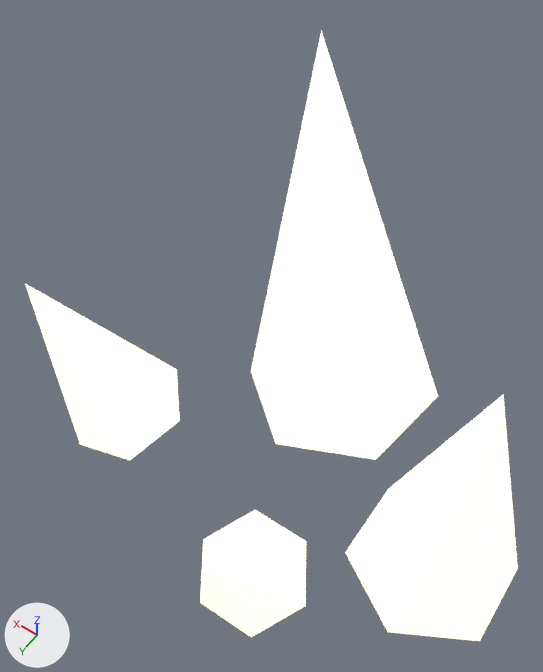
The glTF model game/assets/models/ferrite_cluster.glb as it was, and as the next commit left it.
Camera for both pictures: a 50 mm camera at (-0.488, 0.864, 1.711) aimed at (0.072, 0.08, 0.479). Every picture has the same lights, and +X, +Y and +Z are marked at lower left. The older version comes first.

Objects in the first picture: 'ferrite_cluster'.
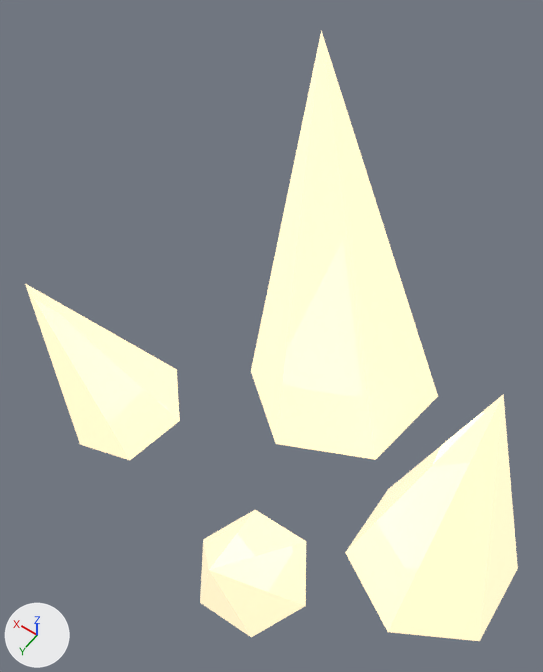
Where the newer file only moved an object's origin or applied its transform, the numbers keep the older frame.

Location of each change, [x1, y1, x2, y2] in pixels of the pictures (543 x 672 px):
'ferrite_cluster', recoloured: [25, 30, 518, 641] in both

What changed in the scene script:
```text
Add img_ferrite_cluster_rough:
    img_ferrite_cluster_rough = load_image('ferrite_cluster_rough', '_unpacked/ferrite_cluster_rough', 1024, 1024, 'Non-Color')
Add img_ferrite_cluster_diff:
    img_ferrite_cluster_diff = load_image('ferrite_cluster_diff', '_unpacked/ferrite_cluster_diff', 1024, 1024, 'sRGB')
Add mat_ferrite_cluster_baked:
    mat_ferrite_cluster_baked = bpy.data.materials.new('ferrite_cluster_baked')
    # colours: beige #f6e5bc
    # uses the picture img_ferrite_cluster_diff
    # uses the picture img_ferrite_cluster_rough
Change me_cone:
    where me_cone.from_pydata(...)  # 28 vertices, 40 faces; spans x -0.173..1.01, y -0.557..0.432, z -0.383..0.646
    remove me_cone.materials.append(mat_fhi_1_6)  # beige #f6e5bc, glowing beige #ffedc3
    add me_cone.materials.append(mat_ferrite_cluster_baked)
```
